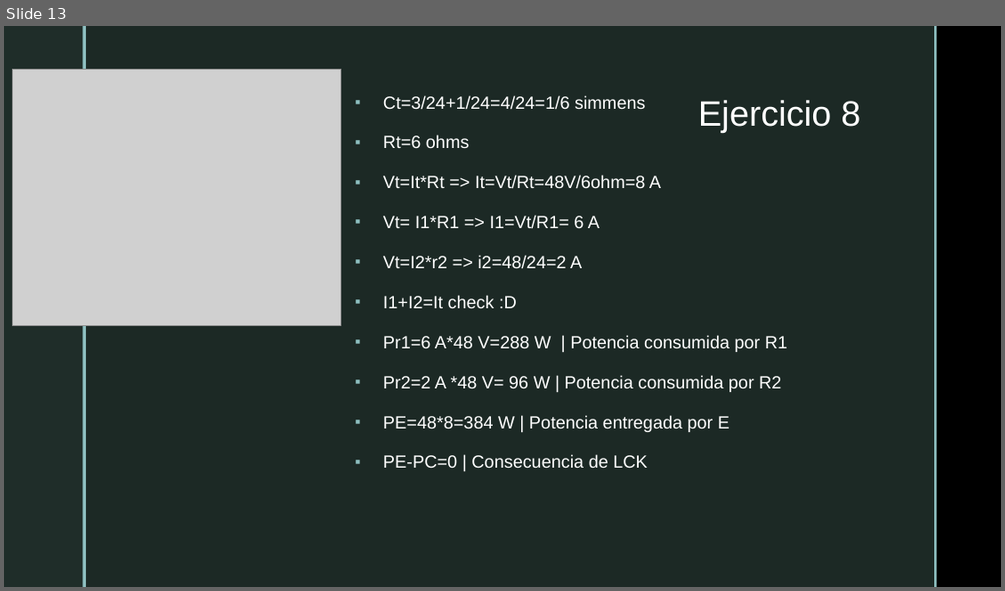
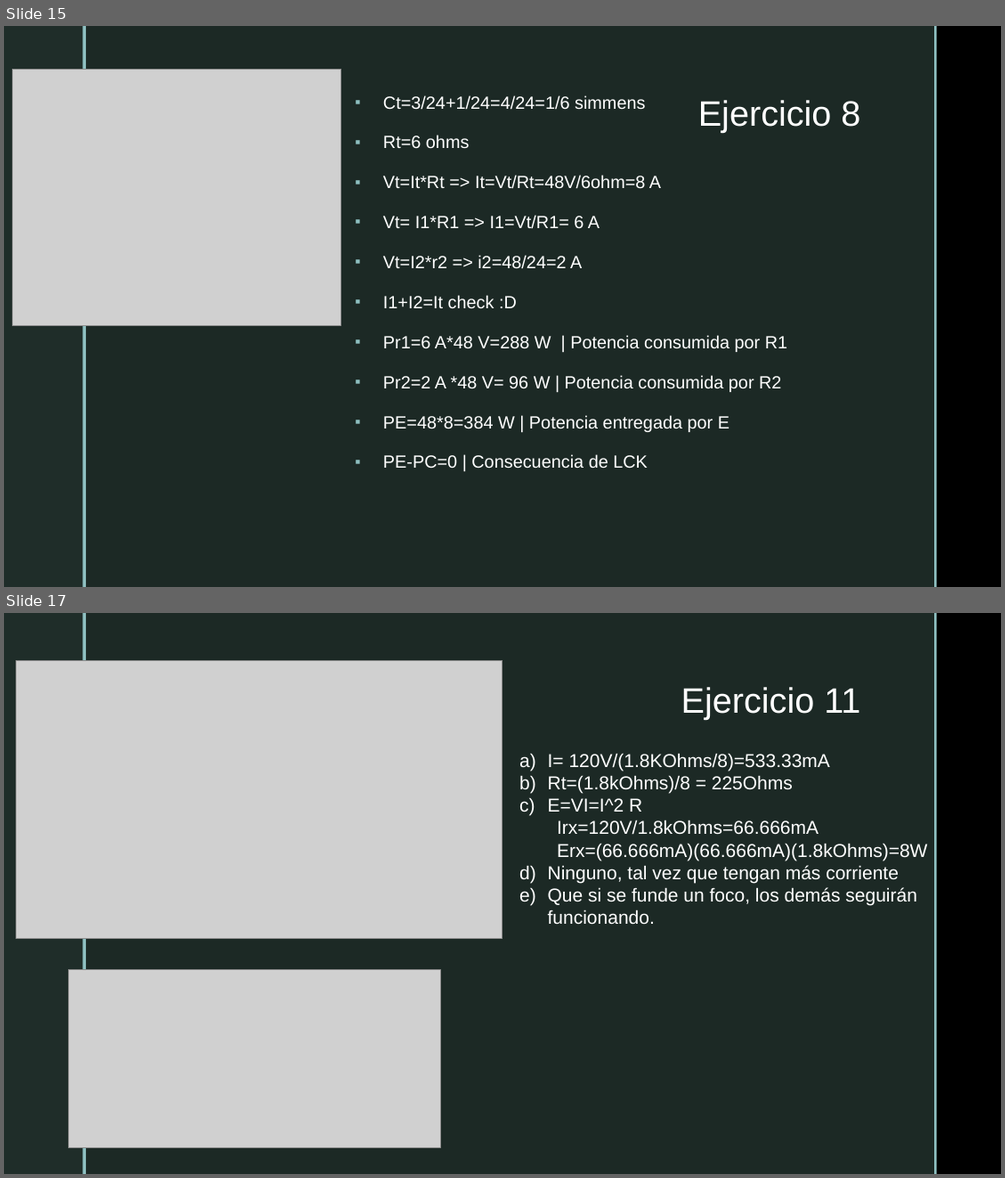
Before and after one commit to lujeolhe/Clases-Electronica, a slide deck: Circuitos Paralelo/Circuitos en Paralelo.pptx. Shown one above the other, each under a label of ours: slide 13 before the commit, slides 15 and 17 after it; the slides between them are not shown. The pictures are 1005x591 and 1005x1178 pixels, drawn with LibreOffice and Linux fonts; fonts in the diff are those of the drawing; grey boxes stand for pictures; background and template pictures are left out. Boxes give left, top, right and bottom in pixels: in the first picture for what was removed or moved away, otherwise in the second. Text is boxed around its words. In the diff, an @@ line names an element or a change of style, - is before the commit and + after.

```diff
--- a/Circuitos Paralelo/Circuitos en Paralelo.pptx
+++ b/Circuitos Paralelo/Circuitos en Paralelo.pptx
@@ slide 17 added at (4,613,1001,1174), background picture (left out); not listed: 4 template elements that a slide beside it also shows @@
@@ picture added at (16,660,502,938) @@
@@ title added at (681,687,860,720), 34 pt, text #FFFFFF @@
+Ejercicio 11
@@ text added at (548,753,927,925), 18 pt, text #FFFFFF @@
+a) I= 120V/(1.8KOhms/8)=533.33mA
+b) Rt=(1.8kOhms)/8 = 225Ohms
+c) E=VI=I^2 R
+  Irx=120V/1.8kOhms=66.666mA
+  Erx=(66.666mA)(66.666mA)(1.8kOhms)=8W
+d) Ninguno, tal vez que tengan más corriente
+e) Que si se funde un foco, los demás seguirán funcionando.
@@ picture added at (68,970,440,1148) @@
@@ what was slide 13 is now slide 15 @@
```
Also in this commit, not shown: 6 other slides added, 1 other file.
